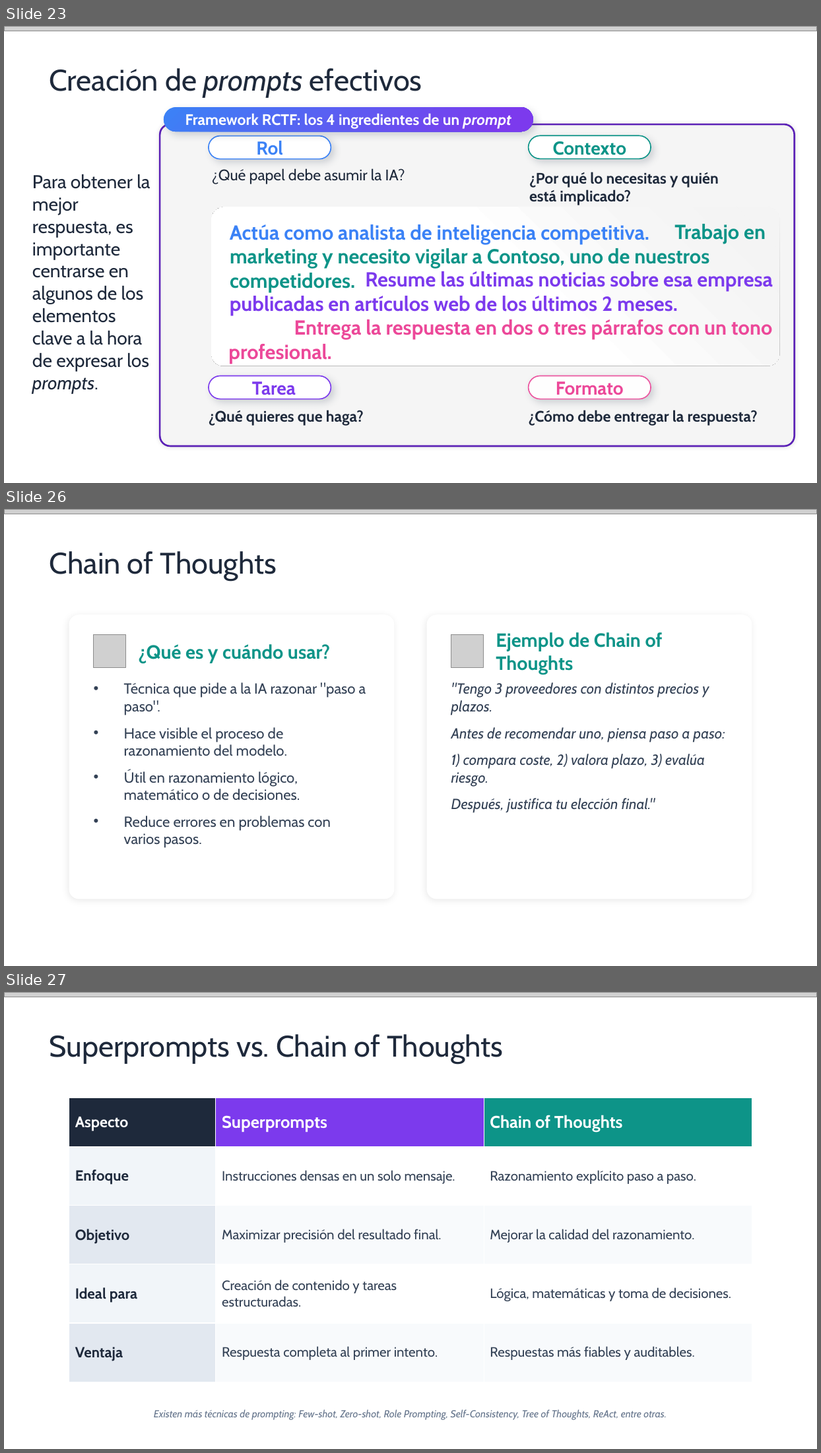
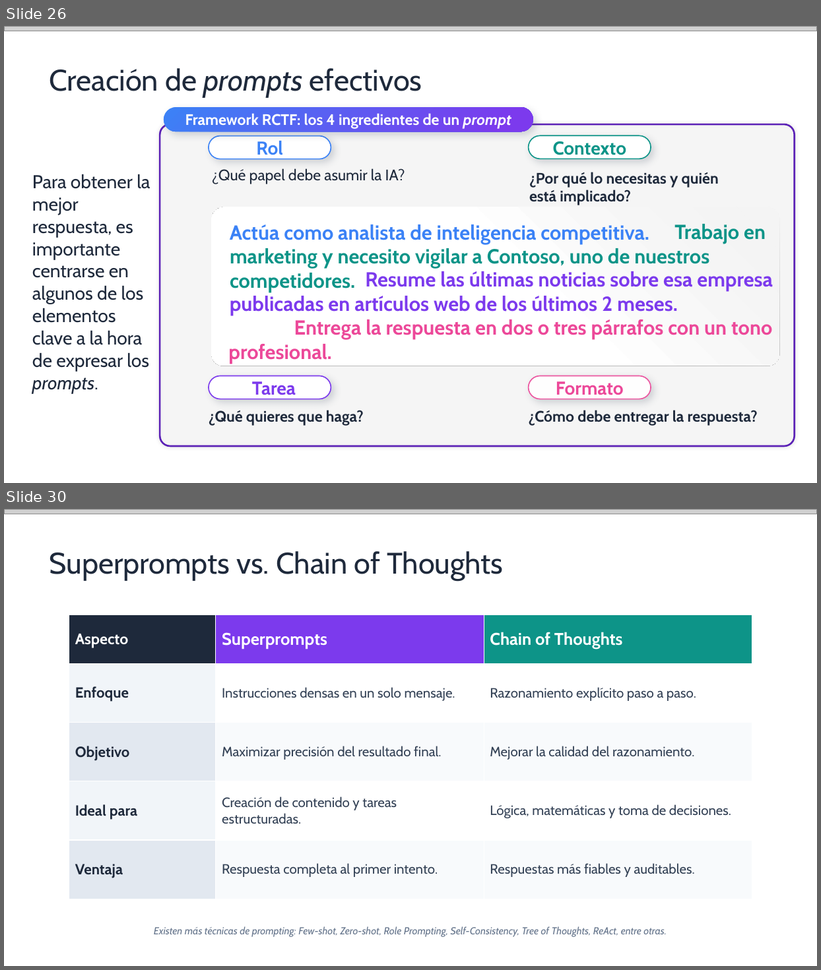
Before and after one commit to quizeth/Labs, a slide deck: IA y Copilot para business professionals/IA Generativa y Microsoft Copilot para profesionales.pptx. Shown one above the other, each under a label of ours: slides 23, 26 and 27 before the commit, slides 26 and 30 after it; the slides between them are not shown. The pictures are 821x1453 and 821x970 pixels, drawn with LibreOffice and Linux fonts; fonts in the diff are those of the drawing; grey boxes stand for pictures. Boxes give left, top, right and bottom in pixels: in the first picture for what was removed or moved away, otherwise in the second. Text is boxed around its words. In the diff, an @@ line names an element or a change of style, - is before the commit and + after.

```diff
--- a/IA y Copilot para business professionals/IA Generativa y Microsoft Copilot para profesionales.pptx
+++ b/IA y Copilot para business professionals/IA Generativa y Microsoft Copilot para profesionales.pptx
@@ slide 26 removed at (4,509,817,966), background #FFFFFF @@
@@ picture removed at (4,509,817,514) @@
@@ text removed at (49,551,277,581) @@
-Chain of Thoughts
@@ rounded rectangle removed at (69,615,395,900) @@
@@ rounded rectangle removed at (426,615,752,900) @@
@@ picture removed at (94,635,126,667) @@
@@ text removed at (138,644,330,663) @@
-¿Qué es y cuándo usar?
@@ picture removed at (451,635,483,667) @@
@@ text removed at (496,632,663,675) @@
-Ejemplo de Chain of Thoughts
@@ text removed at (124,683,366,848) @@
-• Técnica que pide a la IA razonar "paso a paso".
-• Hace visible el proceso de razonamiento del modelo.
-• Útil en razonamiento lógico, matemático o de decisiones.
-• Reduce errores en problemas con varios pasos.
@@ text removed at (451,683,725,813) @@
-"Tengo 3 proveedores con distintos precios y plazos.
-Antes de recomendar uno, piensa paso a paso:
-1) compara coste, 2) valora plazo, 3) evalúa riesgo.
-Después, justifica tu elección final."
@@ what was slide 23 is now slide 26 @@
@@ what was slide 27 is now slide 30 @@
```
Also in this commit, not shown: 9 slides changed, 9 slides added, 1 other slide removed.
